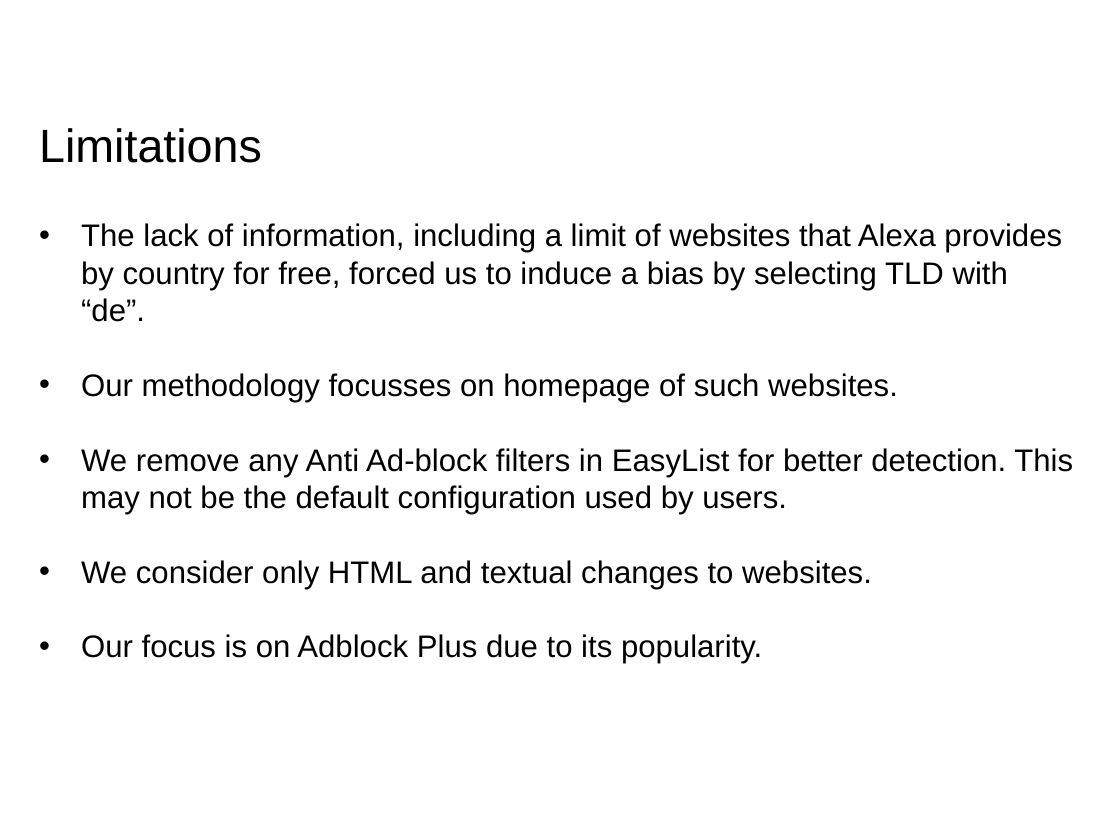
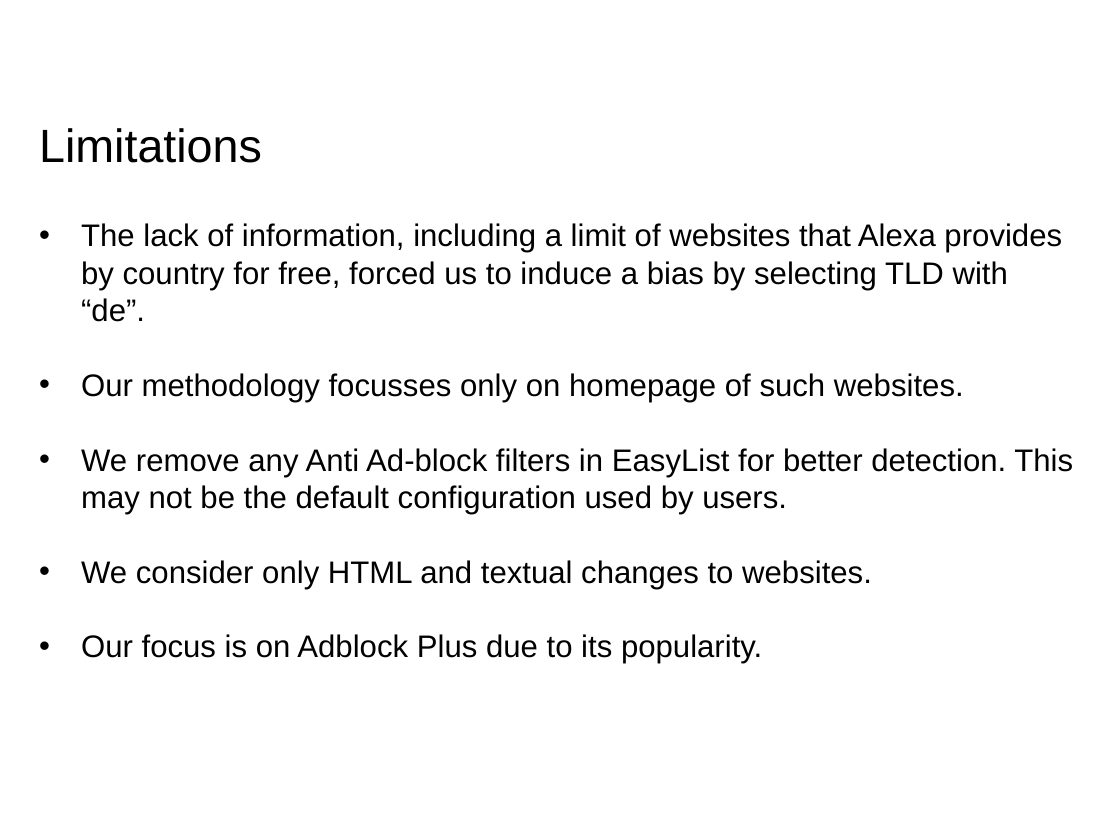
Before and after one commit to RohitPanda/seminar-blocking-adblockers, a slide deck: slide 19 of ppt/Seminar - Rohit & Rohit.pptx. Drawn at 1120x840 pixels with LibreOffice and Linux fonts; fonts in the diff are those of the drawing; background and template pictures are left out. Boxes give left, top, right and bottom in pixels: in the first picture for what was removed or moved away, otherwise in the second. Text is boxed around its words. In the diff, an @@ line names an element or a change of style, - is before the commit and + after.

```diff
--- a/ppt/Seminar - Rohit & Rohit.pptx
+++ b/ppt/Seminar - Rohit & Rohit.pptx
@@ text at [81, 373, 964, 402]: text changed @@
-• Our methodology focusses on homepage of such websites.
+• Our methodology focusses only on homepage of such websites.
```
Also in this commit, not shown: 9 other slides changed, 2 slides added, 1 slide removed, 2 other files.
